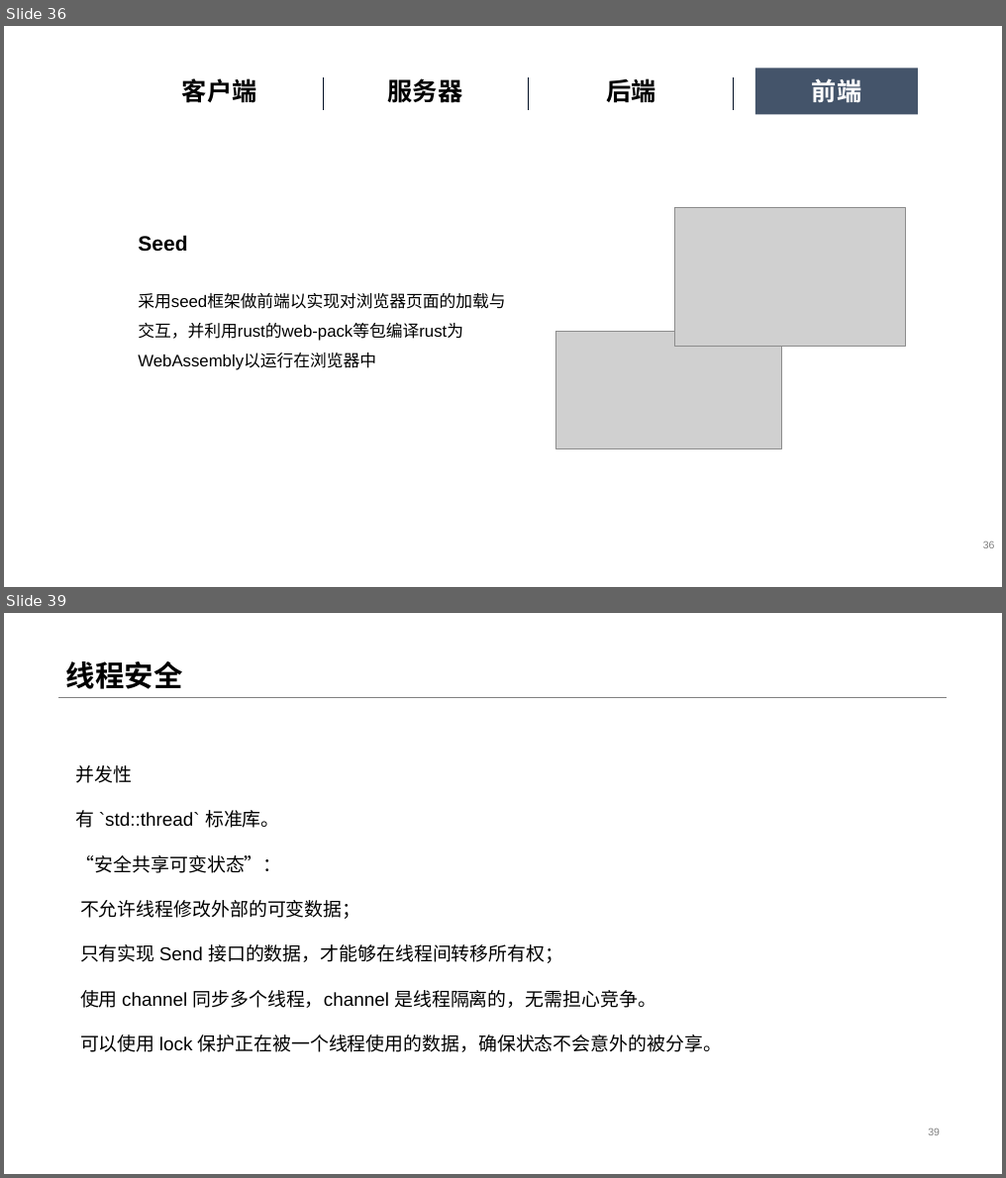
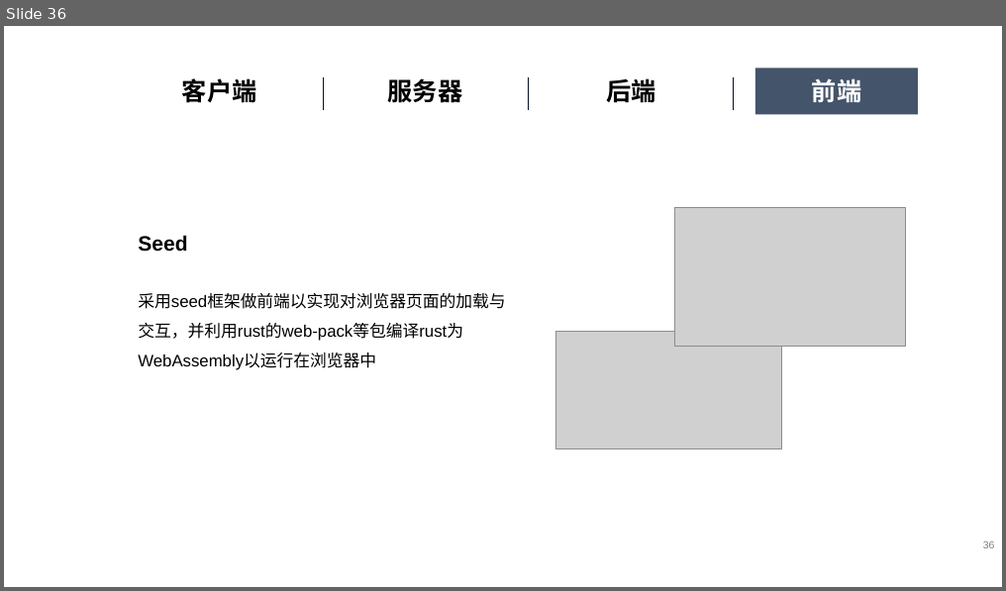
Before and after one commit to OSH-2020/x-gkd, a slide deck: docs/final_report.pptx. Shown one above the other, each under a label of ours: slides 36 and 39 before the commit, slide 36 after it; the slides between them are not shown. The pictures are 1006x1178 and 1006x591 pixels, drawn with LibreOffice and Linux fonts; fonts in the diff are those of the drawing; grey boxes stand for pictures. Boxes give left, top, right and bottom in pixels: in the first picture for what was removed or moved away, otherwise in the second. Text is boxed around its words. In the diff, an @@ line names an element or a change of style, - is before the commit and + after.

```diff
--- a/docs/final_report.pptx
+++ b/docs/final_report.pptx
@@ slide 39 removed at (4, 613, 1002, 1174), background #FFFFFF @@
@@ title removed at (66, 662, 182, 689) @@
-线程安全
@@ line removed from (58, 697) to (947, 697) @@
@@ text removed at (76, 765, 722, 1053) @@
-并发性
-有 `std::thread` 标准库。
-“安全共享可变状态”：
-不允许线程修改外部的可变数据；
-只有实现 Send 接口的数据，才能够在线程间转移所有权；
-使用 channel 同步多个线程，channel 是线程隔离的，无需担心竞争。
-可以使用 lock 保护正在被一个线程使用的数据，确保状态不会意外的被分享。
@@ page number removed at (928, 1129, 940, 1136) @@
-39
```
Also in this commit, not shown: 1 other slide removed.
